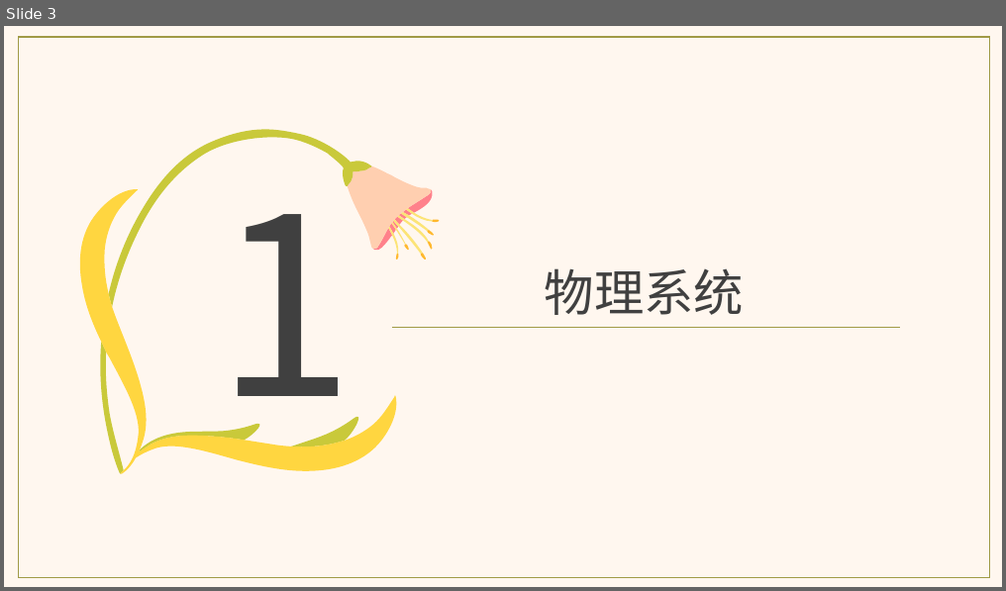
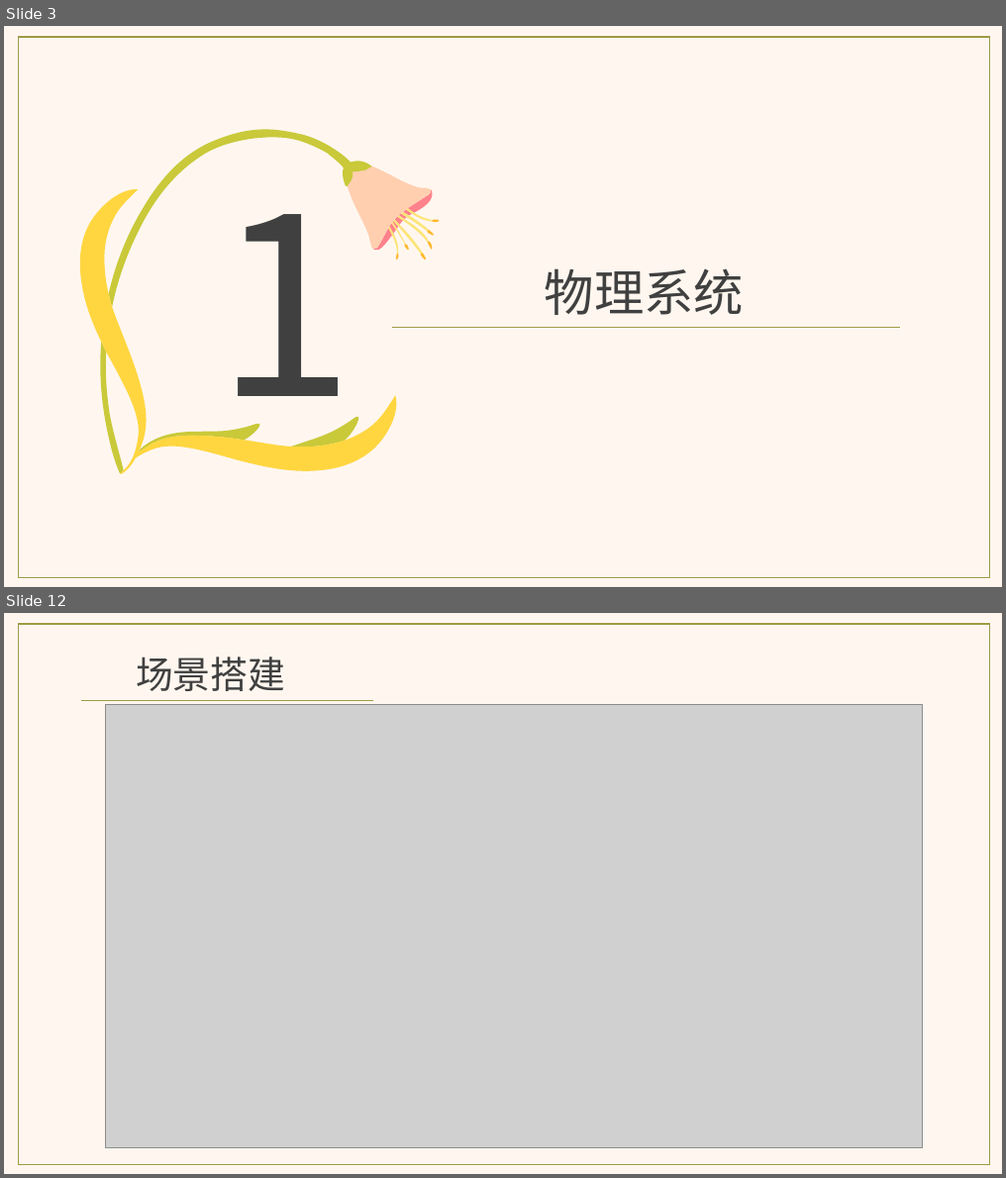
Before and after one commit to aliwanzi/SandTable, a slide deck: doc/从零开始写引擎之物理系统.pptx. Shown one above the other, each under a label of ours: slide 3 before the commit, slides 3 and 12 after it; the slides between them are not shown. The pictures are 1006x591 and 1006x1178 pixels, drawn with LibreOffice and Linux fonts; fonts in the diff are those of the drawing; grey boxes stand for pictures. Boxes give left, top, right and bottom in pixels: in the first picture for what was removed or moved away, otherwise in the second. Text is boxed around its words. In the diff, an @@ line names an element or a change of style, - is before the commit and + after.

```diff
--- a/doc/从零开始写引擎之物理系统.pptx
+++ b/doc/从零开始写引擎之物理系统.pptx
@@ slide 12 added at [4, 613, 1002, 1174], background #FFF7EF @@
@@ rectangle added at [18, 624, 990, 1164], outline #A09A45 1 pt @@
@@ text added at [136, 657, 285, 691], 36 pt, text #404040 @@
+场景搭建
@@ line added from (81, 700) to (373, 700), #A09A45 0.5 pt @@
@@ picture added at [105, 704, 922, 1149] @@
```
Also in this commit, not shown: 2 slides changed, 6 other slides added, 9 slides removed, 5 other files.
